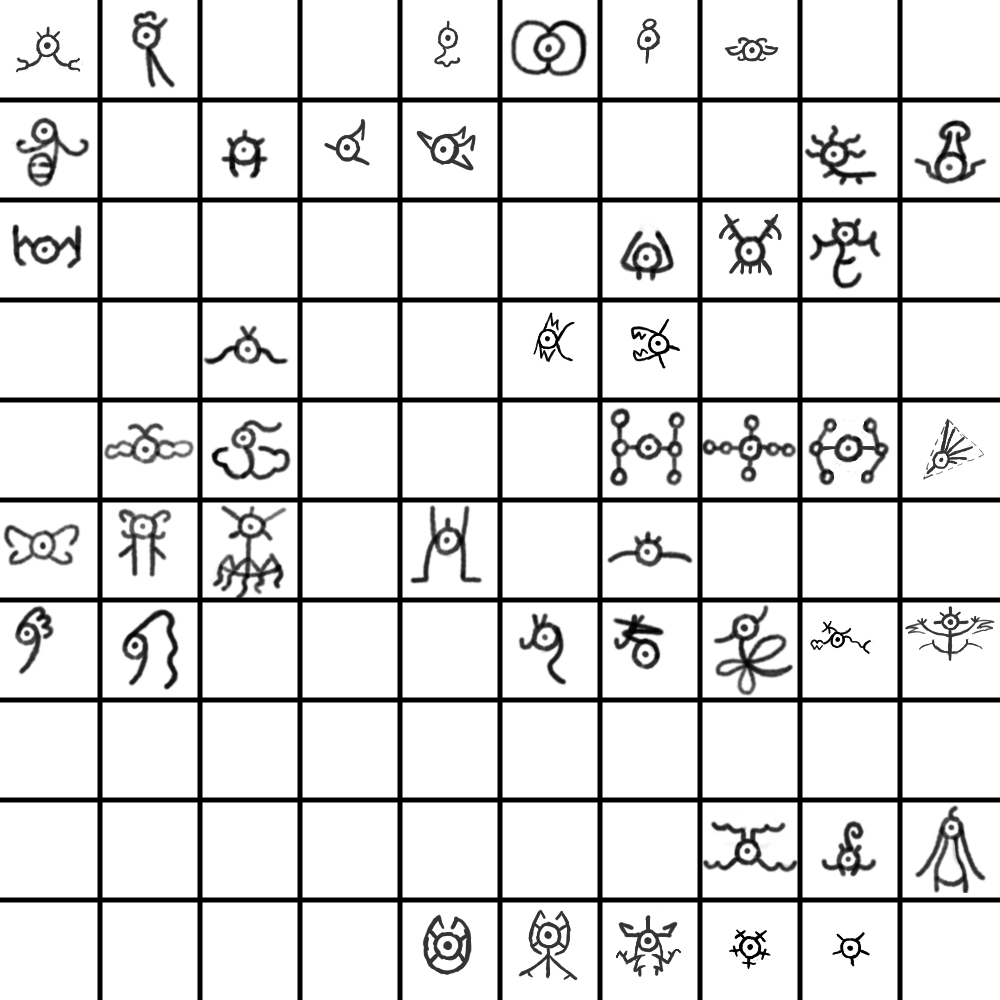
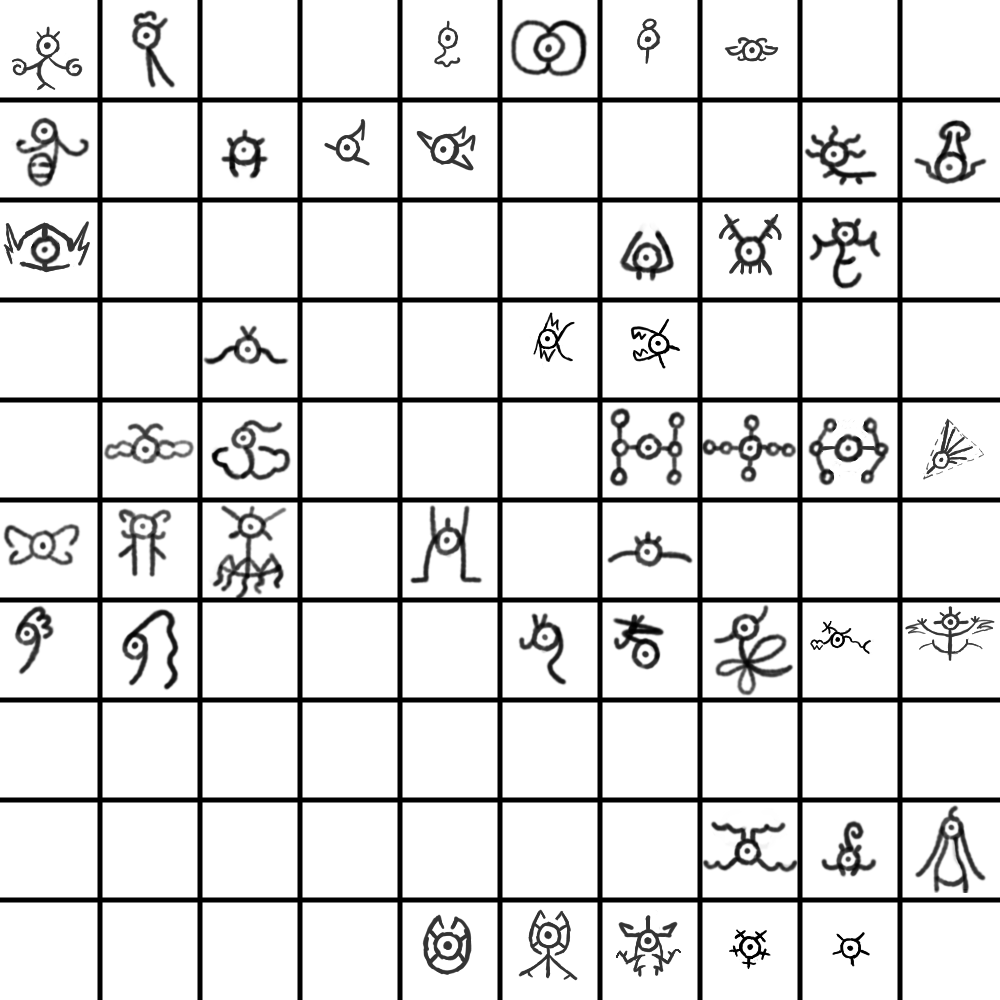
Layers edited between the first and the second 1000x1000 image:
painted on "Paint Layer 1" over (3, 51, 90, 273)
